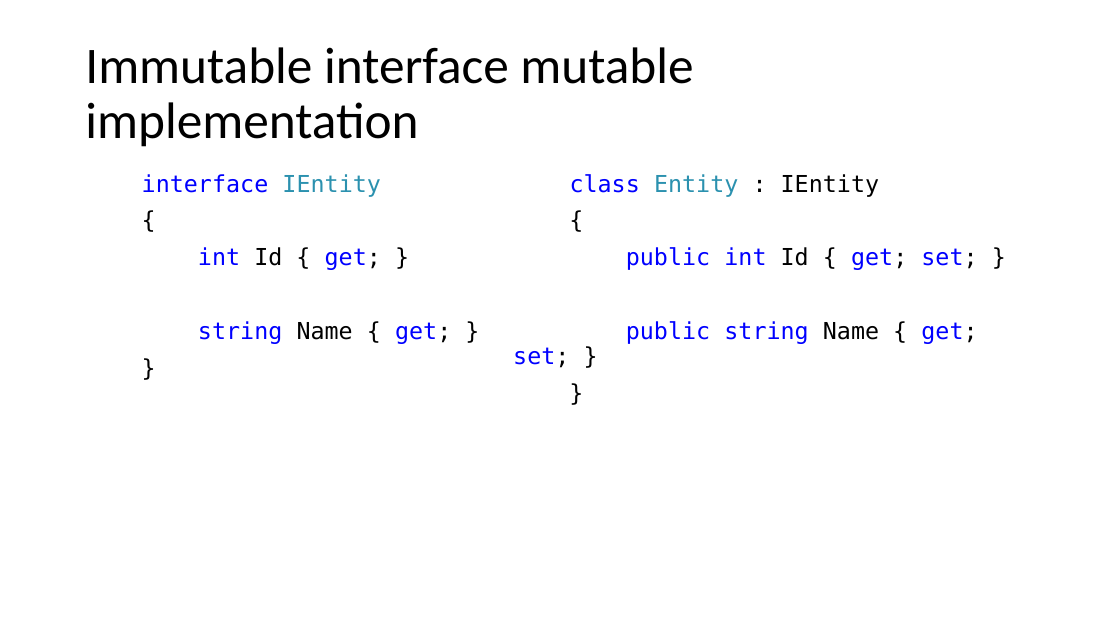
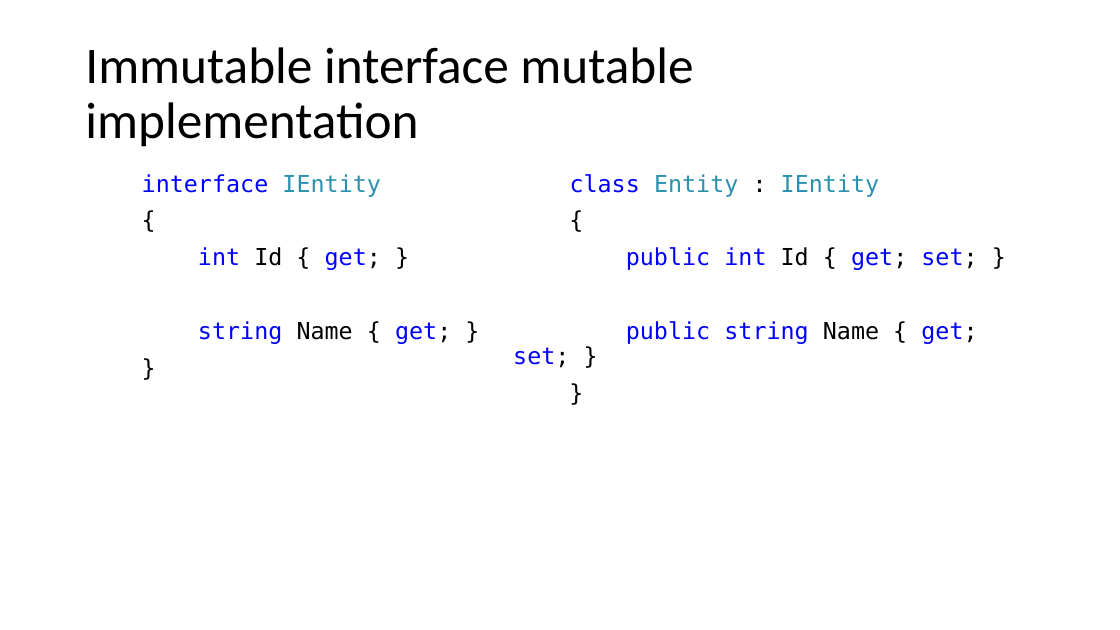
Before and after one commit to kugushev/presentations, a slide deck: slide 19 of Presentation.pptx. Drawn at 1120x630 pixels with LibreOffice and Linux fonts; fonts in the diff are those of the drawing. Boxes give left, top, right and bottom in pixels: in the first picture for what was removed or moved away, otherwise in the second. Text is boxed around its words. In the diff, an @@ line names an element or a change of style, - is before the commit and + after.

Commit message:
add demo for interface

```diff
--- a/Presentation.pptx
+++ b/Presentation.pptx
@@ text at (570,174,879,197): text colour #000000 to #2B91AF in "IEntity" @@
```
Also in this commit, not shown: 1 other slide changed, 3 slides added, 17 other files.
